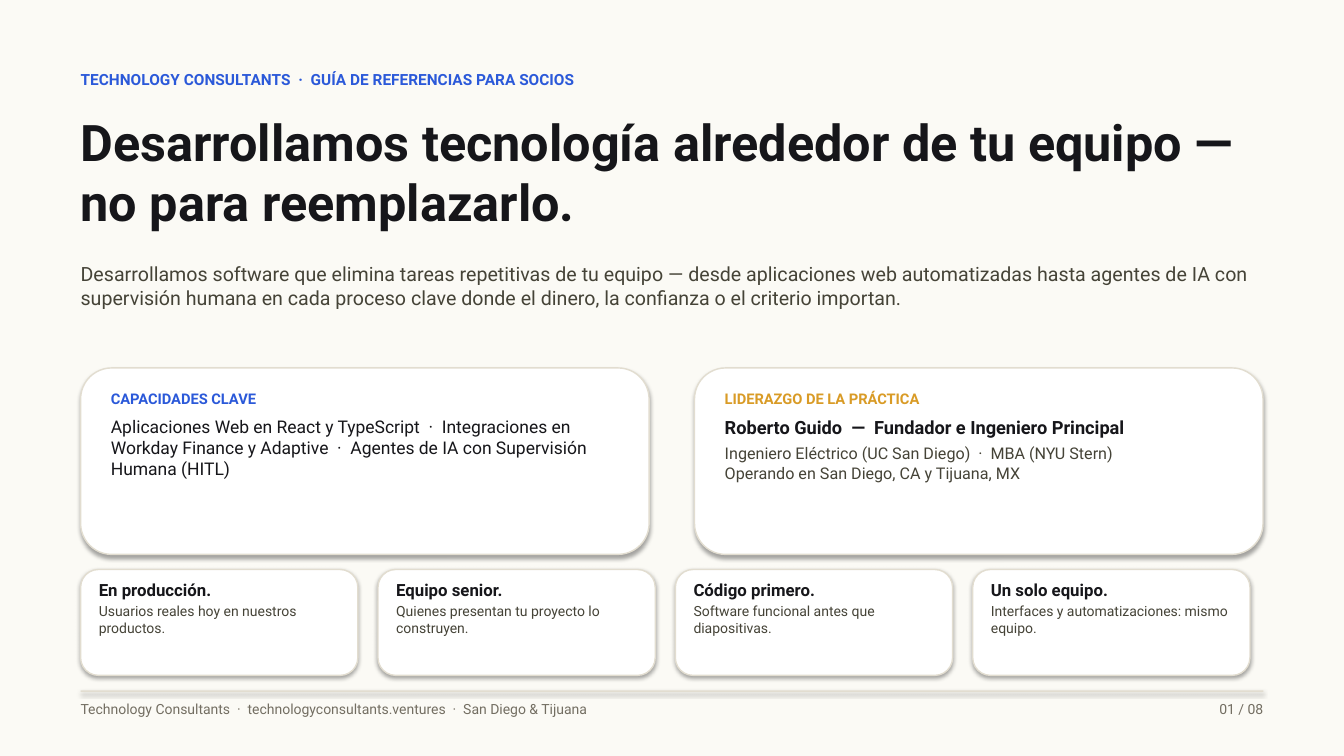
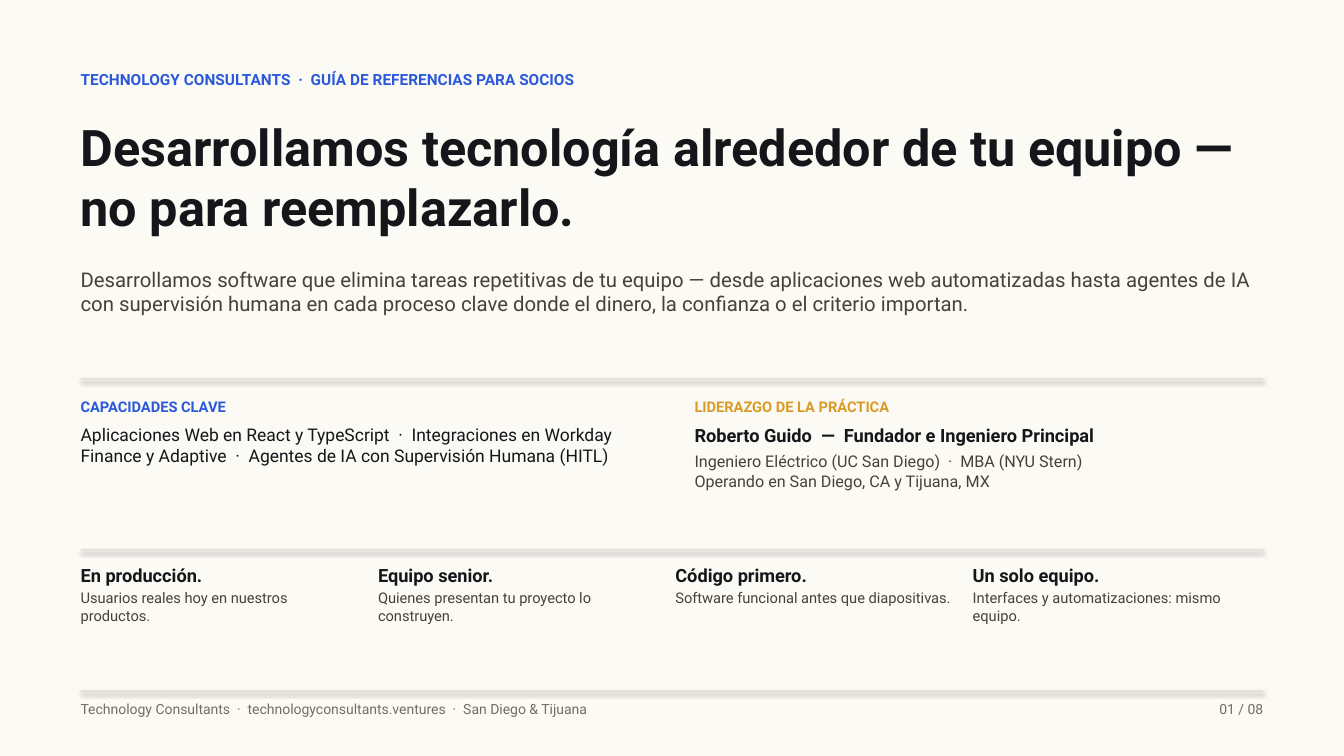
Before and after one commit to rguido198/TechnologyConsultantsVentures, a slide deck: slide 1 of Technology_Consultants_A_Quien_Enviarme_MX.pptx. Drawn at 1344x756 pixels with LibreOffice and Linux fonts; fonts in the diff are those of the drawing. Boxes give left, top, right and bottom in pixels: in the first picture for what was removed or moved away, otherwise in the second. Text is boxed around its words. In the diff, an @@ line names an element or a change of style, - is before the commit and + after.

Commit message:
Eliminate card containers from PPTX decks; switch to canvas-native typography layout with subtle accent line dividers

```diff
--- a/Technology_Consultants_A_Quien_Enviarme_MX.pptx
+++ b/Technology_Consultants_A_Quien_Enviarme_MX.pptx
@@ text "Desarrollamos tecnología alrededor de tu ...": place and size @@
-text "Desarrollamos tecnología alrededor de tu ..." at (81, 123, 1182, 232)
+text "Desarrollamos tecnología alrededor de tu ..." at (81, 128, 1182, 237)
@@ text "Desarrollamos software que elimina tareas ..." at (81, 271, 1250, 315): size 14 to 14.5 pt @@
@@ rounded rectangle removed at (81, 368, 649, 555) @@
@@ rectangle added at (81, 378, 1263, 379), fill #E2DDD0 @@
@@ rounded rectangle removed at (695, 368, 1263, 555) @@
@@ text "CAPACIDADES CLAVE" rewrapped from (111, 393, 587, 479) to (81, 401, 612, 466) @@
@@ text "LIDERAZGO DE LA PRÁCTICA": place and size @@
-text "LIDERAZGO DE LA PRÁCTICA" at (725, 390, 1124, 483)
+text "LIDERAZGO DE LA PRÁCTICA" at (695, 398, 1094, 491)
@@ text "En producción.": place and size @@
-text "En producción." at (99, 583, 296, 636)
+text "En producción." at (81, 568, 288, 624)
@@ text "En producción." at (81, 568, 288, 624): size 12 to 13 pt in "En producción."; size 10 to 10.5 pt in "Usuarios reales hoy en nuestros productos."; more space between paragraphs; less space between paragraphs @@
@@ rectangle added at (81, 549, 1263, 551), fill #E2DDD0 @@
@@ text "Equipo senior.": place and size @@
-text "Equipo senior." at (396, 583, 599, 636)
+text "Equipo senior." at (378, 568, 591, 624)
@@ text "Equipo senior." at (378, 568, 591, 624): size 12 to 13 pt in "Equipo senior."; size 10 to 10.5 pt in "Quienes presentan tu proyecto lo construyen."; more space between paragraphs; less space between paragraphs @@
@@ text "Código primero.": place and size @@
-text "Código primero." at (694, 583, 875, 636)
+text "Código primero." at (675, 568, 951, 606)
@@ text "Código primero." at (675, 568, 951, 606): size 12 to 13 pt in "Código primero."; size 10 to 10.5 pt in "Software funcional antes que diapositivas."; more space between paragraphs; less space between paragraphs @@
@@ text "Un solo equipo.": place and size @@
-text "Un solo equipo." at (991, 583, 1228, 636)
+text "Un solo equipo." at (973, 568, 1221, 624)
@@ text "Un solo equipo." at (973, 568, 1221, 624): size 12 to 13 pt in "Un solo equipo."; size 10 to 10.5 pt in "Interfaces y automatizaciones: mismo equipo."; more space between paragraphs; less space between paragraphs @@
@@ rounded rectangle removed at (81, 570, 358, 676) @@
@@ rounded rectangle removed at (378, 570, 655, 676) @@
@@ rounded rectangle removed at (676, 570, 953, 676) @@
@@ rounded rectangle removed at (973, 570, 1250, 676) @@
```
Also in this commit, not shown: 7 other slides changed, 1 other file.
